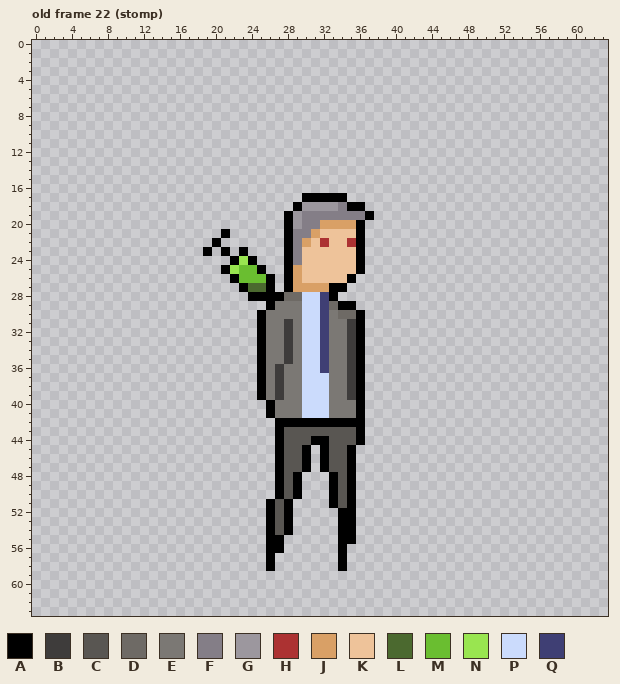
Pixel-art file: enemies/billGates.aseprite. This is how it looked before the edit.
64x64 pixels, 22 frames. Shown: old frame 22 (stomp). The commit also changed other frames, which this record leaves out.
Visible layers, top first: "vax", "body", "leftLeg", "rightLeg".
Palette (. is transparent): A #000000  B #3e3c3b  C #595652  D #6e6a65  E #7b7874  F #847e87  G #9c979e  H #ac3232  J #d9a066  K #eec39a  L #4b692f  M #6abe30  N #99e550  P #cbdbfc  Q #3f3f74
Pixels before, old frame 22 (stomp) (only the part around the change), first column x 27:
14 ......................
15 ......................
16 ......................
17 ...AAAAA..............
18 ..AGGGGFAA............
19 .AGFFFFFFFA...........
20 .AGFFJJJJA............
21 .AFFJKKKKA............
22 .AFJKHKKHA............
23 .AFKKKKKKA............
24 .AFKKKKKKA............
25 .AJKKKKKKA............
26 .AJKKKKKA.............
27 .AJJJJAA..............
28 ADDPPQA...............
29 EEEPPQDAA.............
30 EEEPPQEDDA............
31 EBEPPQEEBA............
32 EBEPPQEEBA............
33 EBEPPQEEBA............
34 EBEPPQEEBA............
35 EBEPPQEEBA............
36 BEEPPQEEBA............
37 BEEPPPEEBA............
38 BEEPPPEEBA............
After:
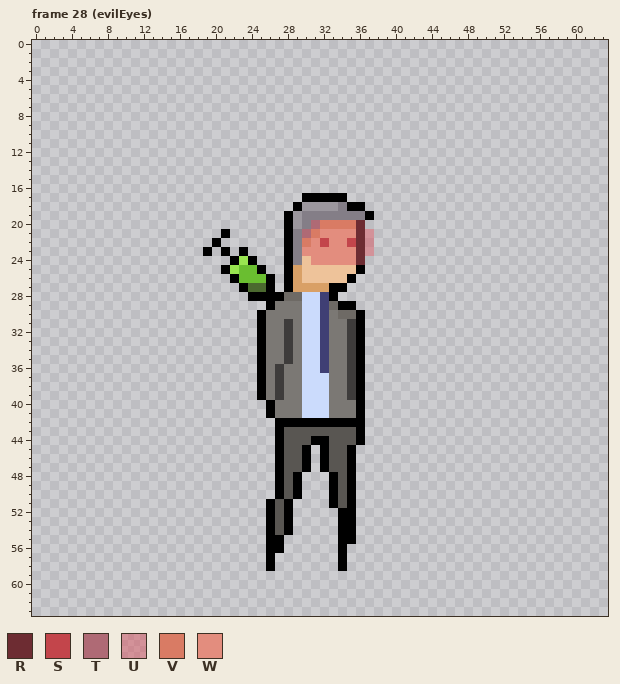
Colours new in this view: R #6d2c32  S #c3454b  T #af6a75  U #d9576380  V #d97b64  W #e38d7e
A new or re-ordered frame is compared with the old frame closest to it.
From old to new:
frames 22 -> 33
layer "Layer 1" opacity 50% added
Changed rows in their new state; - is an unchanged pixel.
Frame 28 (evilEyes) is new; against old frame 22 (stomp), layer "Layer 1":
first column x 30:
20 -TVVVVR-
21 TVWWWWRU
22 VWSWWSRU
23 WWWWWWRU
24 -WWWWWR-
Where, in picture pixels (left, top, right, bottom), the same in both pictures:
changed: (302, 220, 374, 265)
